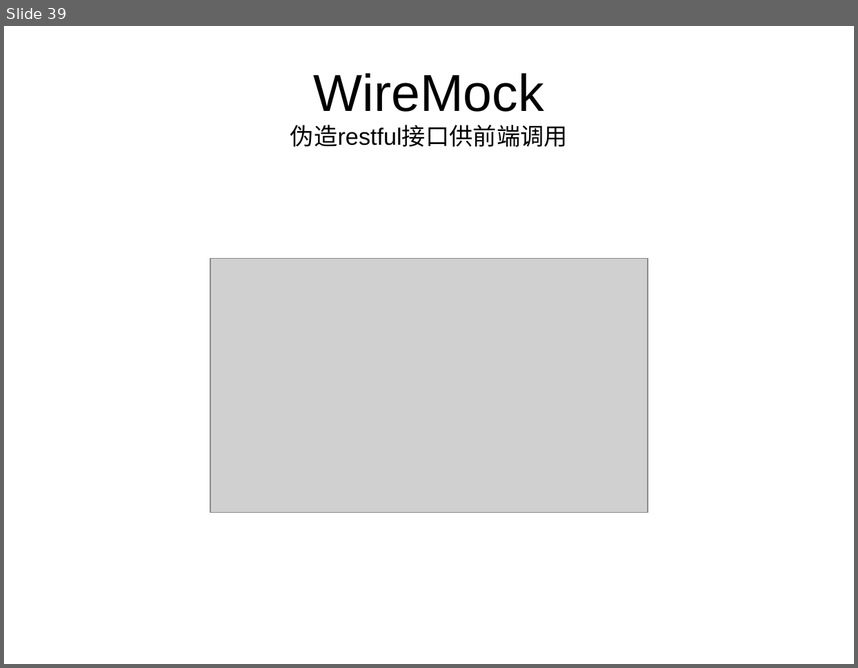
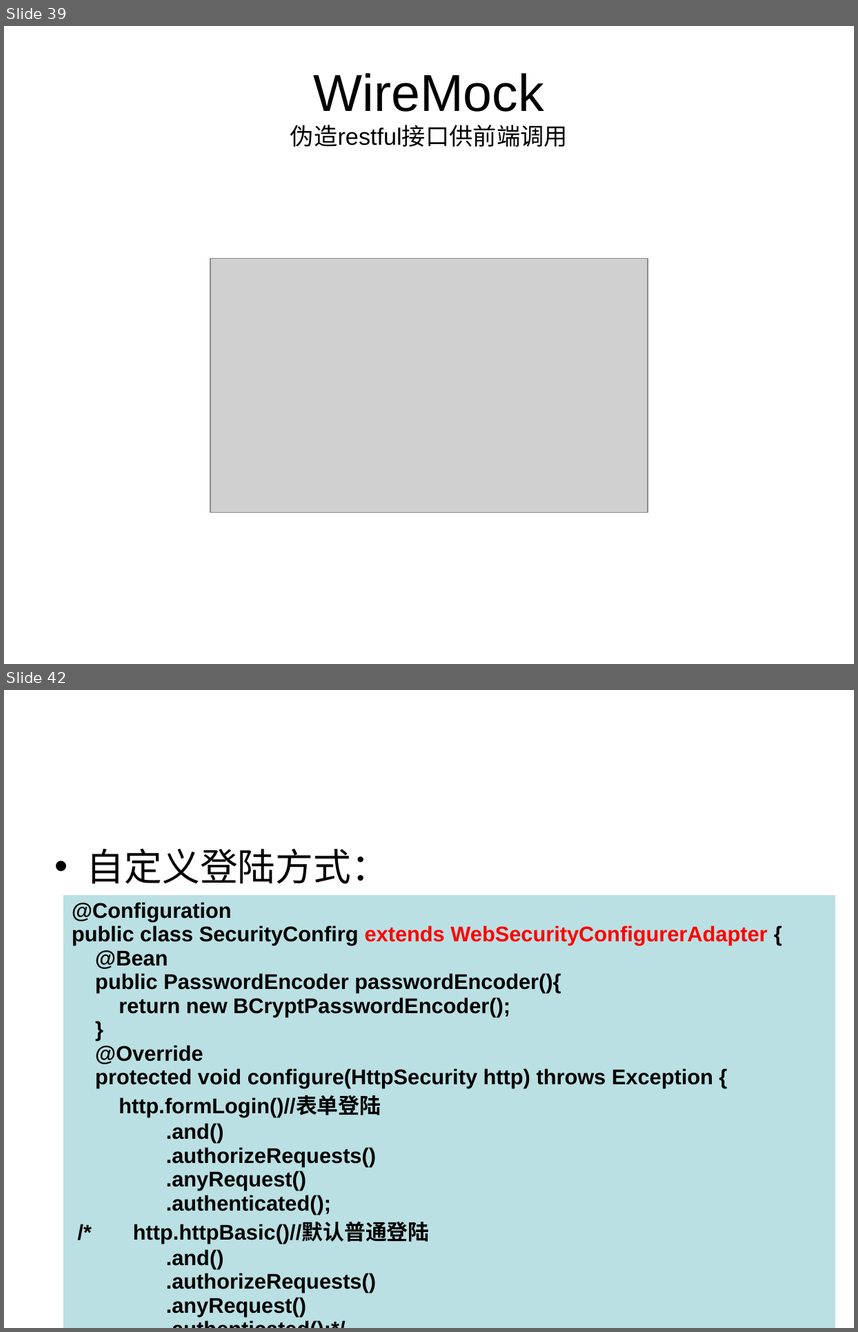
Before and after one commit to HangStarLi/Spring-Security, a slide deck: SpringSecurity.ppt. Shown one above the other, each under a label of ours: slide 39 before the commit, slides 39 and 42 after it; the slides between them are not shown. The pictures are 858x668 and 858x1332 pixels, drawn with LibreOffice and Linux fonts; fonts in the diff are those of the drawing; grey boxes stand for pictures. Boxes give left, top, right and bottom in pixels: in the first picture for what was removed or moved away, otherwise in the second. Text is boxed around its words. In the diff, an @@ line names an element or a change of style, - is before the commit and + after.

```diff
--- a/SpringSecurity.ppt
+++ b/SpringSecurity.ppt
@@ slide 42 added at box(4, 690, 854, 1328), background #FFFFFF @@
@@ text added at box(87, 849, 389, 884), 32 pt, text #000000 @@
+• 自定义登陆方式：
@@ table added at box(63, 894, 836, 1328), 1 rows, 1 columns @@
+@Configuration / public class SecurityConfirg extends WebSecurityConfigurerAdapter { / @Bean / public PasswordEncoder passwordEncoder(){ / return new BCryptPasswordEncoder(); / } / @Override / protected void configure(HttpSecurity http) throws Exception { / http.formLogin()//表单登陆 / .and() / .authorizeRequests() / .anyRequest() / .authenticated(); / /* http.httpBasic()//默认普通登陆 / .and() / .authorizeRequests() / .anyRequest() / .authenticated();*/ / } / }
```
Also in this commit, not shown: 11 other slides added, 31 other files.
